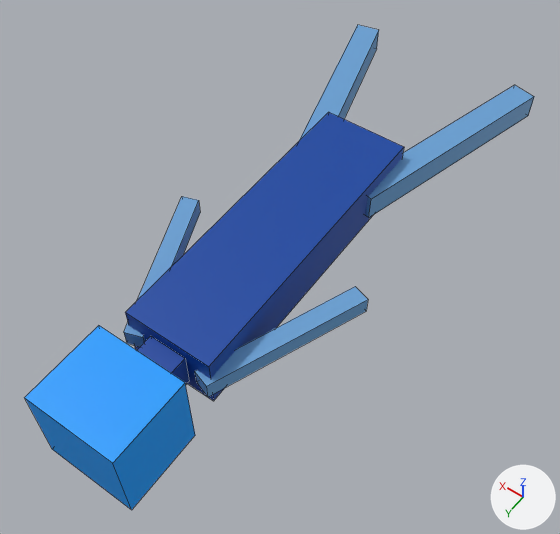
Before and after pictures for a commit that changed the Blender file src/game/assets/blender/char.blend.
One viewpoint serves both versions: a camera (50 mm lens) standing at (-6.18, 4.84, 12.57) and looking at (-0.2, -3.54, -0.59). The lights are fixed; the arrows at lower right show +X, +Y and +Z. Mesh edges are drawn as thin lines.

Objects in the first picture: 'Head', 'Torso', 'left_arm', 'left_arm.001', 'left_arm.002', 'right_arm'.
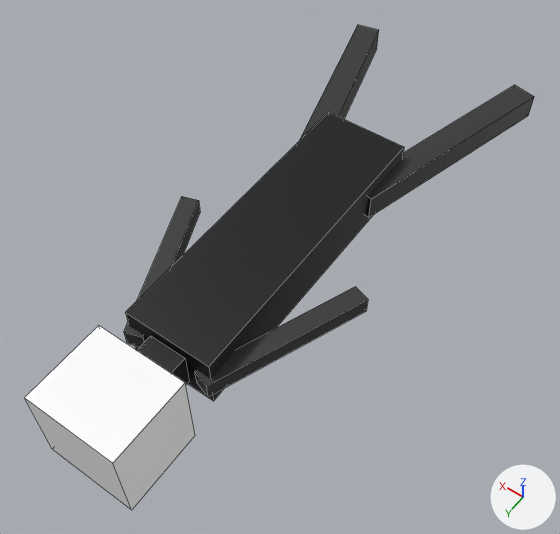
Boxes [x1, y1, x2, y2] around the edits, measured in the pictures (560 x 534 px):
```json
{"object": "Torso", "change": "recoloured", "before": [125, 112, 404, 401], "after": [125, 112, 404, 401], "on screen": "blue to black"}
{"object": "Head", "change": "recoloured", "before": [24, 326, 195, 510], "after": [24, 326, 195, 510], "on screen": "blue to white"}
{"object": "left_arm.002", "change": "recoloured", "before": [366, 85, 534, 218], "after": [366, 85, 534, 218], "on screen": "blue to black"}
{"object": "right_arm", "change": "recoloured", "before": [194, 287, 368, 397], "after": [194, 287, 368, 397], "on screen": "blue to black"}
{"object": "left_arm.001", "change": "recoloured", "before": [299, 25, 379, 141], "after": [299, 25, 379, 141], "on screen": "blue to black"}
{"object": "left_arm", "change": "recoloured", "before": [124, 196, 200, 347], "after": [124, 196, 200, 347], "on screen": "blue to white"}
```

Scene script edits in JSON lines:
```json
{"op": "set", "path": "mat_material.base_color", "old": "(0.0, 0.0597, 0.365)", "new": "(0.0, 0.0, 0.0)", "note": "blue #0045a3 -> black #000000"}
{"op": "set", "path": "mat_material_001.base_color", "old": "(0.0, 0.332, 1.0)", "new": "(1.0, 1.0, 1.0)", "note": "blue #009cff -> white #ffffff"}
{"op": "set", "path": "mat_material_003.base_color", "old": "(0.138, 0.352, 0.658)", "new": "(0.0331, 0.0331, 0.0331)", "note": "blue #68a0d4 -> black #333333"}
{"op": "set", "path": "mat_material_002.base_color", "old": "(0.138, 0.352, 0.658)", "new": "(0.0331, 0.0331, 0.0331)", "note": "blue #68a0d4 -> black #333333"}
{"op": "set", "path": "mat_material_004.base_color", "old": "(0.138, 0.352, 0.658)", "new": "(0.0331, 0.0331, 0.0331)", "note": "blue #68a0d4 -> black #333333"}
{"op": "set", "path": "mat_material_005.base_color", "old": "(0.138, 0.352, 0.658)", "new": "(0.0331, 0.0331, 0.0331)", "note": "blue #68a0d4 -> black #333333"}
```
